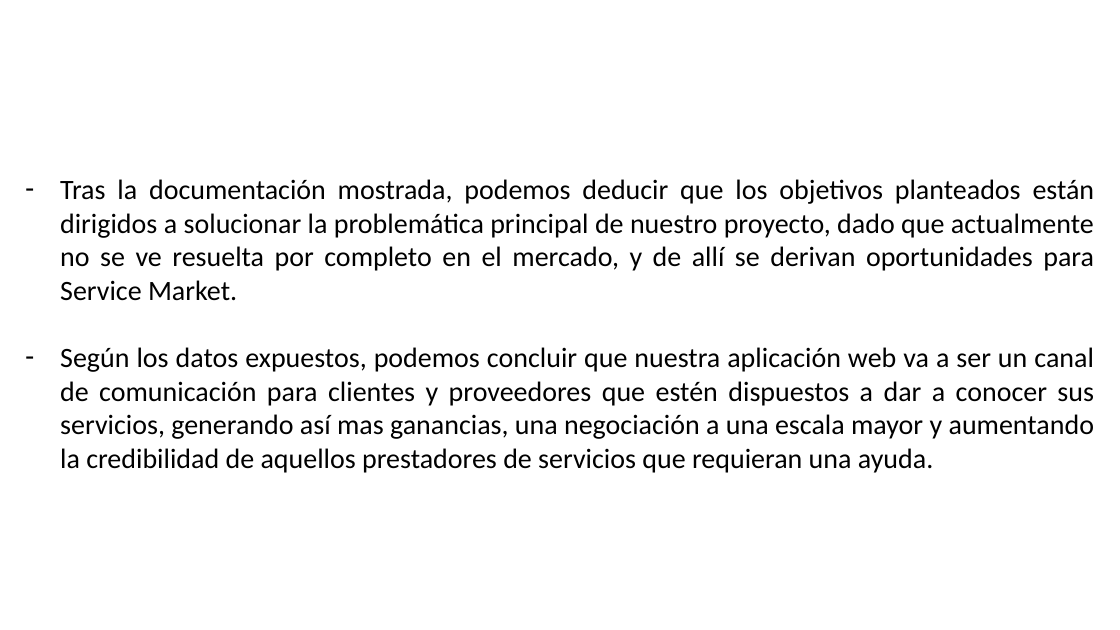
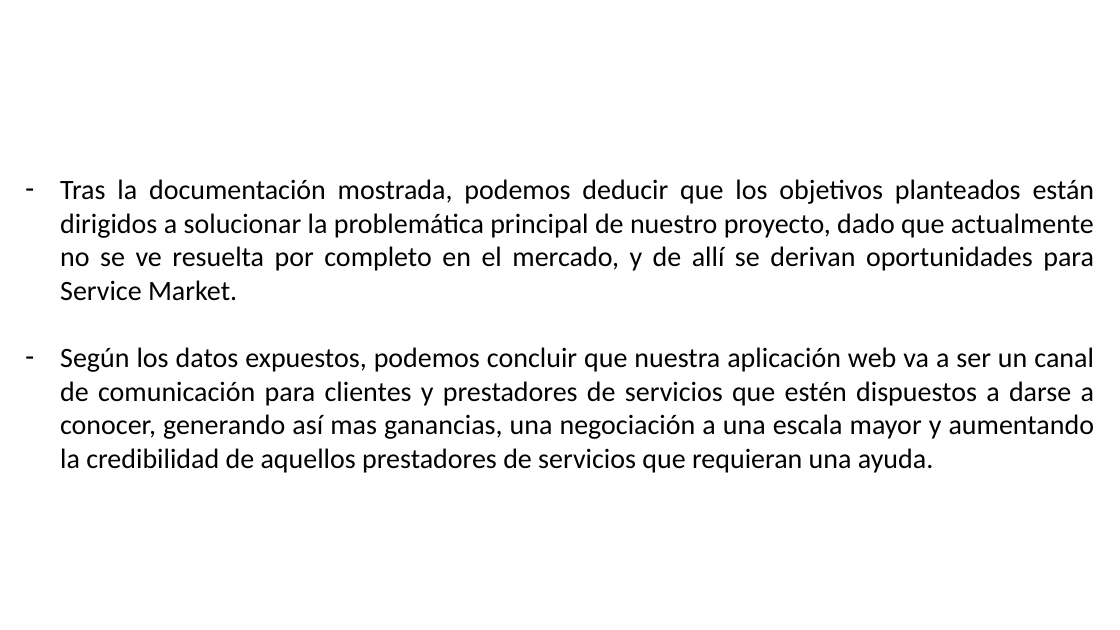
Before and after one commit to yeseniaquejada/SERVICE_MARKET, a slide deck: slide 35 of PROYECTO FORMATIVO.pptx. Drawn at 1120x630 pixels with LibreOffice and Linux fonts; fonts in the diff are those of the drawing; background and template pictures are left out. Boxes give left, top, right and bottom in pixels: in the first picture for what was removed or moved away, otherwise in the second. Text is boxed around its words. In the diff, an @@ line names an element or a change of style, - is before the commit and + after.

```diff
--- a/PROYECTO FORMATIVO.pptx
+++ b/PROYECTO FORMATIVO.pptx
@@ text at box(60, 347, 1094, 473): text changed @@
-– Según los datos expuestos, podemos concluir que nuestra aplicación web va a ser un canal de comunicación para clientes y proveedores que estén dispuestos a dar a conocer sus servicios, generando así mas ganancias, una negociación a una escala mayor y aumentando la credibilidad de aquellos prestadores de servicios que requieran una ayuda.
+– Según los datos expuestos, podemos concluir que nuestra aplicación web va a ser un canal de comunicación para clientes y prestadores de servicios que estén dispuestos a darse a conocer, generando así mas ganancias, una negociación a una escala mayor y aumentando la credibilidad de aquellos prestadores de servicios que requieran una ayuda.
```
Also in this commit, not shown: 9 other slides changed, 41 other files.
